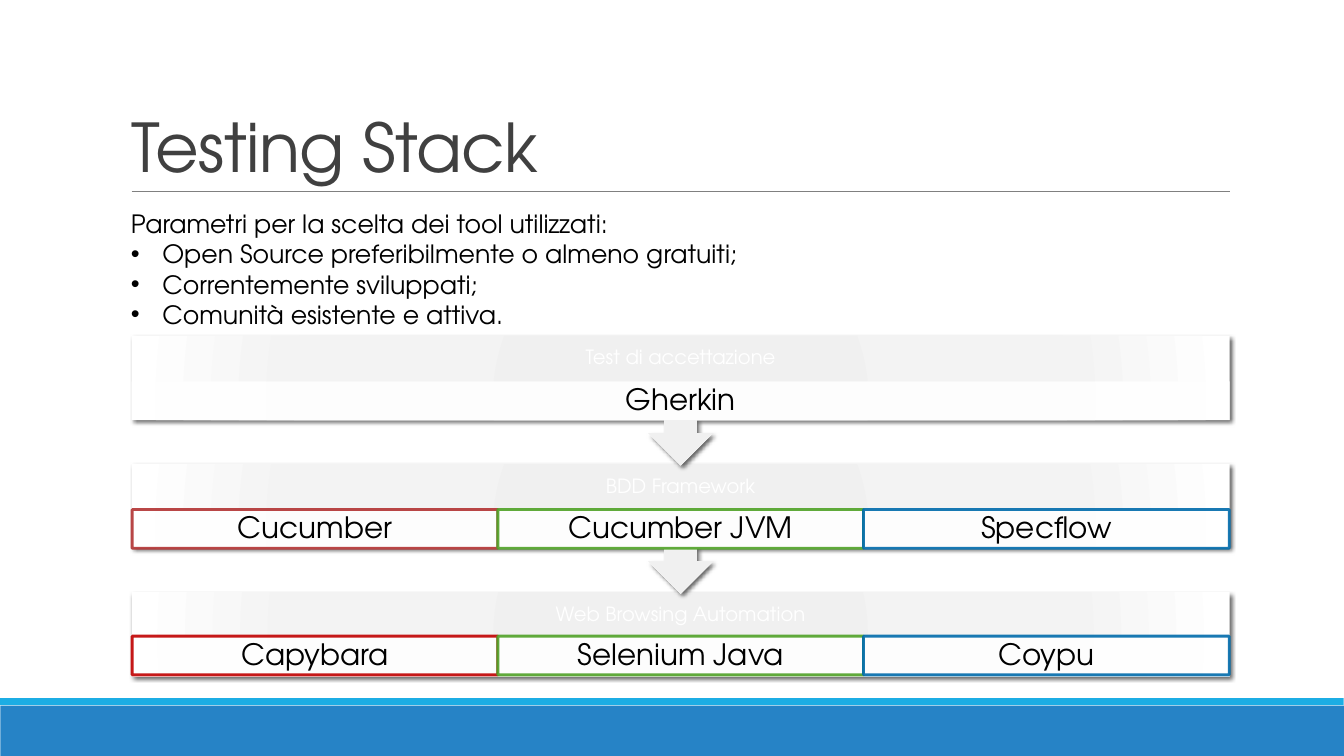
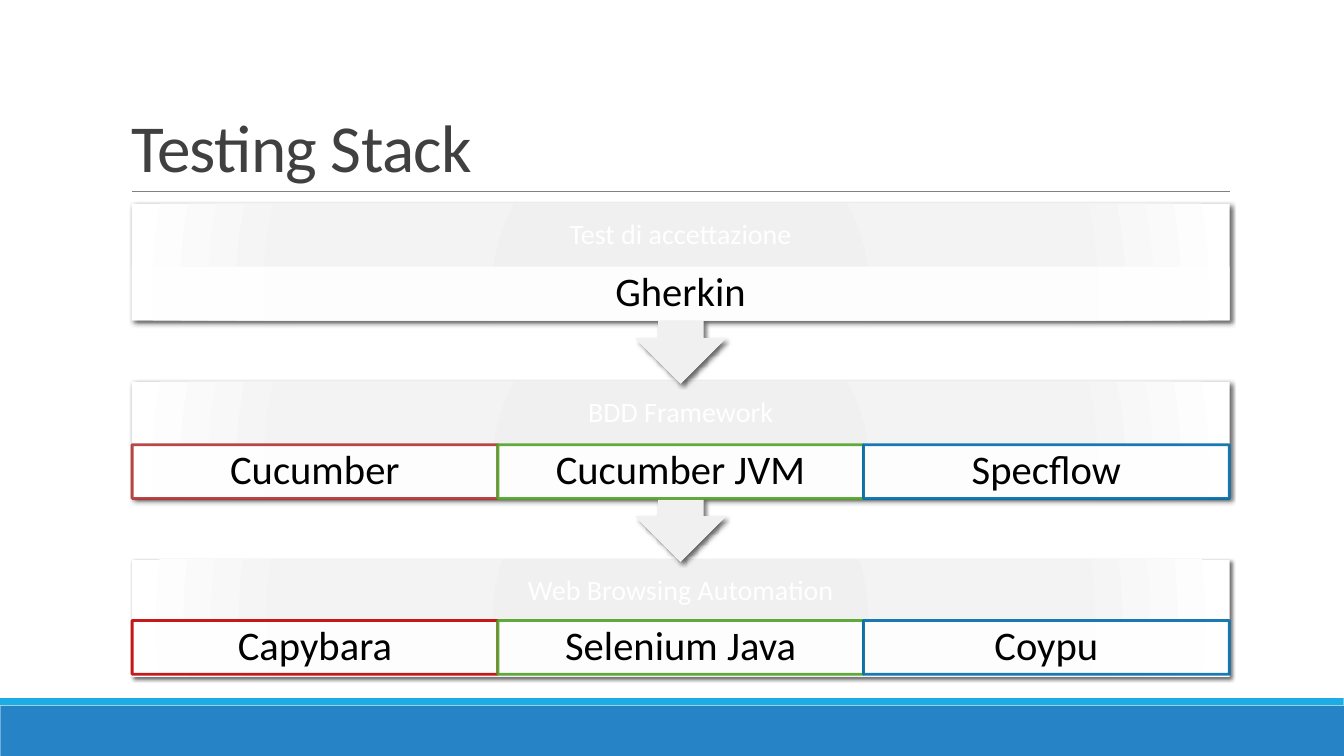
Before and after one commit to TTia/xblog-thesis, a slide deck: slide 11 of Presentazione.pptx (slide 10 before the commit). Drawn at 1344x756 pixels with LibreOffice and Linux fonts; fonts in the diff are those of the drawing. Boxes give left, top, right and bottom in pixels: in the first picture for what was removed or moved away, otherwise in the second. Text is boxed around its words. In the diff, an @@ line names an element or a change of style, - is before the commit and + after.

```diff
--- a/Presentazione.pptx
+++ b/Presentazione.pptx
@@ title "Testing Stack" at bbox=[131, 125, 472, 184]: font TeX Gyre Adventor to Calibri @@
@@ up arrow callout: place and size @@
-up arrow callout at bbox=[132, 336, 1230, 466]
+up arrow callout at bbox=[132, 204, 1230, 383]
@@ text removed at bbox=[131, 214, 737, 325] @@
-Parametri per la scelta dei tool utilizzati:
-• Open Source preferibilmente o almeno gratuiti;
-• Correntemente sviluppati;
-• Comunità esistente e attiva.
@@ size 21 to 29 pt, font TeX Gyre Adventor to Calibri; more space between paragraphs in 7 elements at bbox=[238, 631, 392, 667], bbox=[565, 631, 796, 661], bbox=[994, 633, 1098, 667], bbox=[230, 455, 400, 485], bbox=[556, 455, 805, 485], bbox=[972, 456, 1121, 491], bbox=[615, 277, 745, 307] @@
@@ text "Gherkin": place and size @@
-text "Gherkin" at bbox=[626, 388, 736, 424]
+text "Gherkin" at bbox=[615, 277, 745, 307]
@@ rectangle: place and size @@
-rectangle at bbox=[132, 381, 1230, 419]
+rectangle at bbox=[132, 267, 1230, 321]
@@ up arrow callout: place and size @@
-up arrow callout at bbox=[132, 464, 1230, 594]
+up arrow callout at bbox=[132, 382, 1230, 562]
@@ text "Cucumber": place and size @@
-text "Cucumber" at bbox=[238, 508, 392, 552]
+text "Cucumber" at bbox=[230, 455, 400, 485]
@@ rectangle: place and size @@
-rectangle at bbox=[132, 510, 498, 548]
+rectangle at bbox=[132, 445, 498, 498]
@@ text "Cucumber JVM": place and size @@
-text "Cucumber JVM" at bbox=[569, 508, 793, 552]
+text "Cucumber JVM" at bbox=[556, 455, 805, 485]
@@ rectangle: place and size @@
-rectangle at bbox=[498, 510, 864, 548]
+rectangle at bbox=[498, 445, 864, 498]
@@ text "Specflow": place and size @@
-text "Specflow" at bbox=[981, 508, 1111, 552]
+text "Specflow" at bbox=[972, 456, 1121, 491]
@@ rectangle: place and size @@
-rectangle at bbox=[864, 510, 1230, 548]
+rectangle at bbox=[864, 445, 1230, 498]
@@ rectangle: place and size @@
-rectangle at bbox=[132, 593, 1230, 678]
+rectangle at bbox=[132, 560, 1230, 677]
@@ rectangle: place and size @@
-rectangle at bbox=[132, 636, 498, 675]
+rectangle at bbox=[132, 621, 498, 675]
@@ text "Selenium Java": place and size @@
-text "Selenium Java" at bbox=[578, 634, 784, 678]
+text "Selenium Java" at bbox=[565, 631, 796, 661]
@@ rectangle: place and size @@
-rectangle at bbox=[498, 636, 864, 675]
+rectangle at bbox=[498, 621, 864, 675]
@@ rectangle: place and size @@
-rectangle at bbox=[864, 636, 1230, 675]
+rectangle at bbox=[864, 621, 1230, 675]
```
Also in this commit, not shown: 10 other slides changed, 1 slide added.
